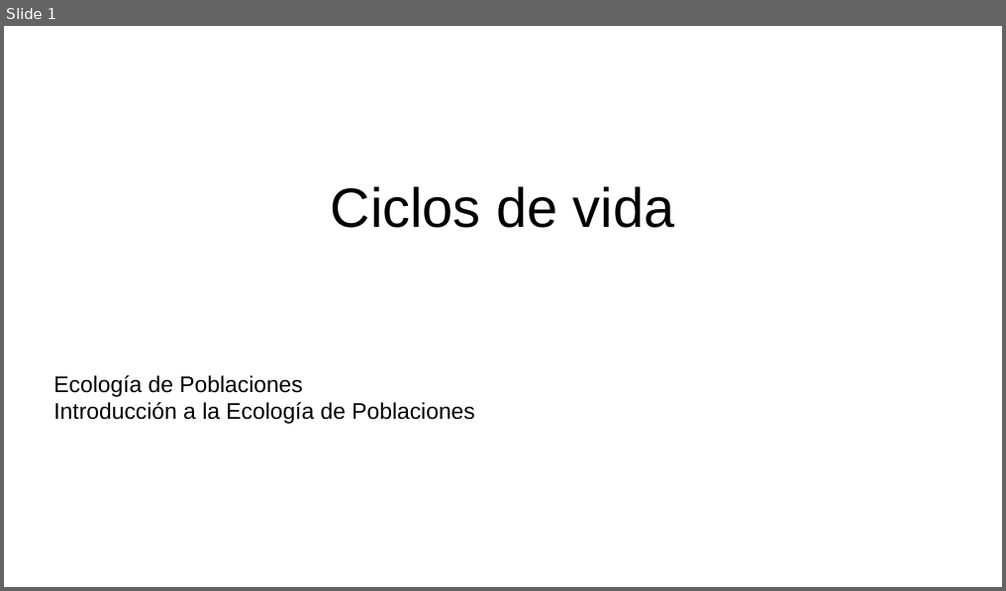
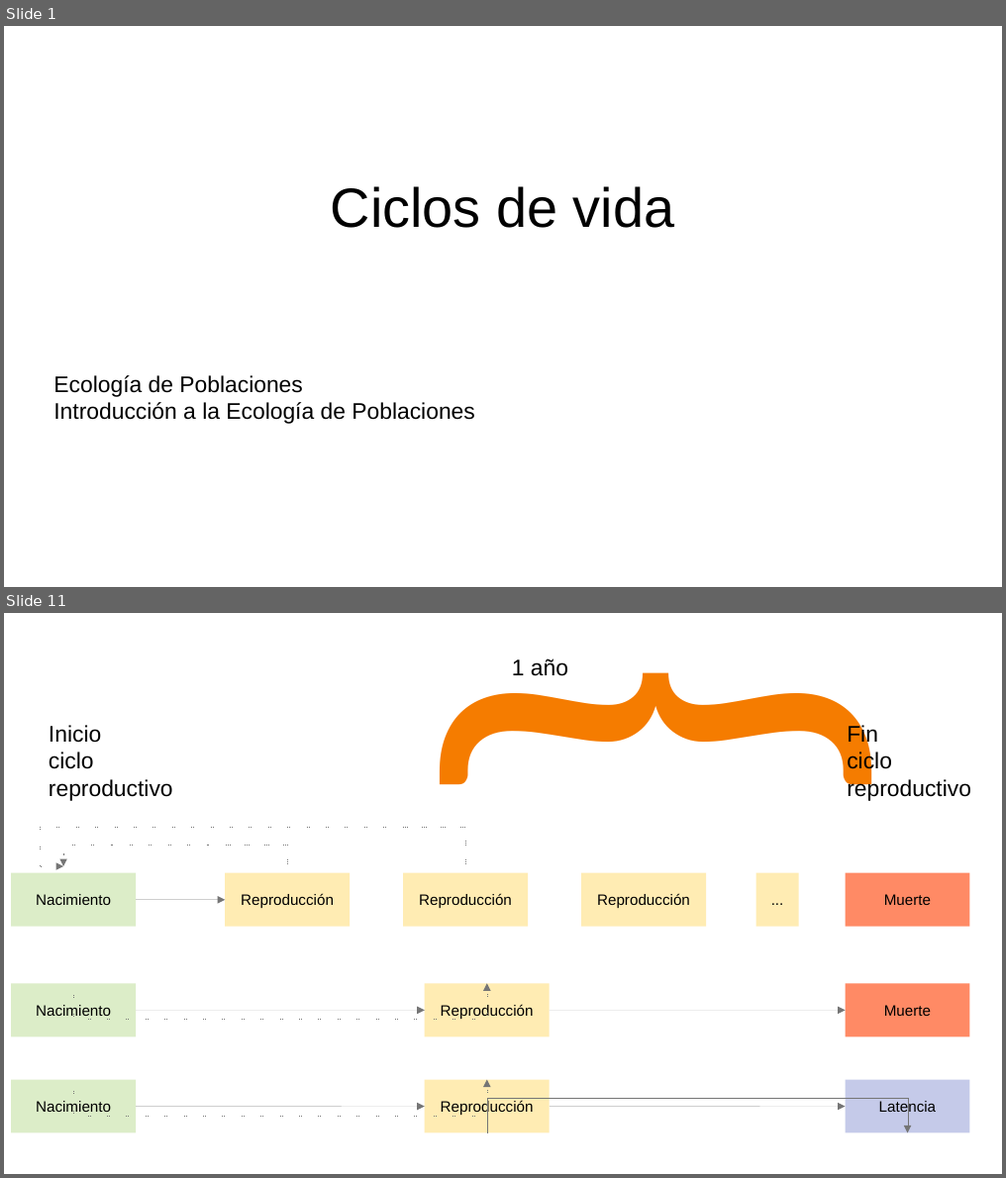
Before and after one commit to gerardommc/Ecologia-poblaciones, a slide deck: Unidad-1/Ciclos-vida.odp. Shown one above the other, each under a label of ours: slide 1 before the commit, slides 1 and 11 after it; the slides between them are not shown. The pictures are 1006x591 and 1006x1178 pixels, drawn with LibreOffice and Linux fonts; fonts in the diff are those of the drawing. Boxes give left, top, right and bottom in pixels: in the first picture for what was removed or moved away, otherwise in the second. Text is boxed around its words. In the diff, an @@ line names an element or a change of style, - is before the commit and + after.

Commit message:
Ciclos terminado

```diff
--- a/Unidad-1/Ciclos-vida.odp
+++ b/Unidad-1/Ciclos-vida.odp
@@ slide 11 added at [4, 613, 1002, 1174], background #FFFFFF @@
@@ text added at [296, 660, 910, 823], 400 pt, text #F57C00 @@
+}
@@ text added at [512, 659, 568, 676], 18 pt, text #000000 @@
+1 año
@@ text added at [49, 725, 173, 801], 18 pt, text #000000 @@
+Inicio
+ciclo
+reproductivo
@@ text added at [846, 724, 971, 801], 18 pt, text #000000 @@
+Fin
+ciclo
+reproductivo
@@ elbow arrow added from (465, 873) to (63, 866), #757575 0 pt dashed @@
@@ elbow arrow added from (287, 873) to (63, 866), #757575 0 pt dashed @@
@@ rectangle added at [11, 873, 137, 926], fill #DCEDC8, 12 pt, text #000000 @@
+Nacimiento
@@ rectangle added at [225, 873, 350, 926], fill #FFECB3, 12 pt, text #000000 @@
+Reproducción
@@ rectangle added at [403, 873, 529, 926], fill #FFECB3, 12 pt, text #000000 @@
+Reproducción
@@ rectangle added at [582, 873, 707, 926], fill #FFECB3, 12 pt, text #000000 @@
+Reproducción
@@ rectangle added at [756, 873, 799, 926], fill #FFECB3, 12 pt, text #000000 @@
+...
@@ rectangle added at [846, 873, 970, 926], fill #FF8A65, 12 pt, text #000000 @@
+Muerte
@@ arrow added from (137, 900) to (225, 900), #757575 0 pt @@
@@ rectangle added at [11, 983, 137, 1037], fill #DCEDC8, 12 pt, text #000000 @@
+Nacimiento
@@ elbow arrow added from (73, 983) to (487, 983), #757575 0 pt dashed @@
@@ rectangle added at [425, 983, 550, 1037], fill #FFECB3, 12 pt, text #000000 @@
+Reproducción
@@ rectangle added at [846, 983, 970, 1037], fill #FF8A65, 12 pt, text #000000 @@
+Muerte
@@ arrow added from (137, 1011) to (425, 1011), #757575 0 pt @@
@@ arrow added from (549, 1011) to (846, 1011), #757575 0 pt @@
@@ rectangle added at [11, 1080, 137, 1134], fill #DCEDC8, 12 pt, text #000000 @@
+Nacimiento
@@ elbow arrow added from (73, 1080) to (487, 1080), #757575 0 pt dashed @@
@@ rectangle added at [425, 1080, 550, 1134], fill #FFECB3, 12 pt, text #000000 @@
+Reproducción
@@ rectangle added at [846, 1080, 970, 1134], fill #C5CAE9, 12 pt, text #000000 @@
+Latencia
@@ arrow added from (137, 1107) to (425, 1107), #757575 0 pt @@
@@ elbow arrow added from (487, 1134) to (908, 1134), #757575 0 pt @@
@@ arrow added from (549, 1107) to (846, 1107), #757575 0 pt @@
```
Also in this commit, not shown: 9 other slides added, 1 slide removed, 8 other files.
